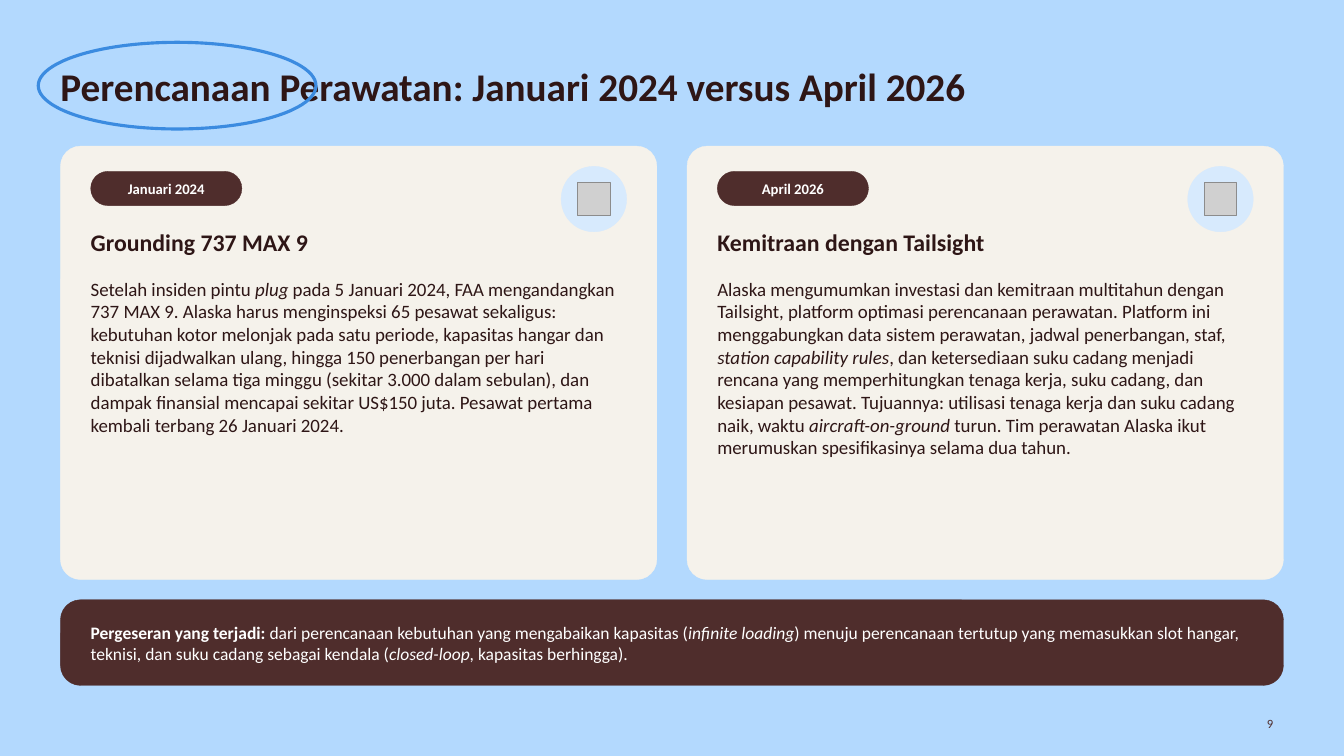
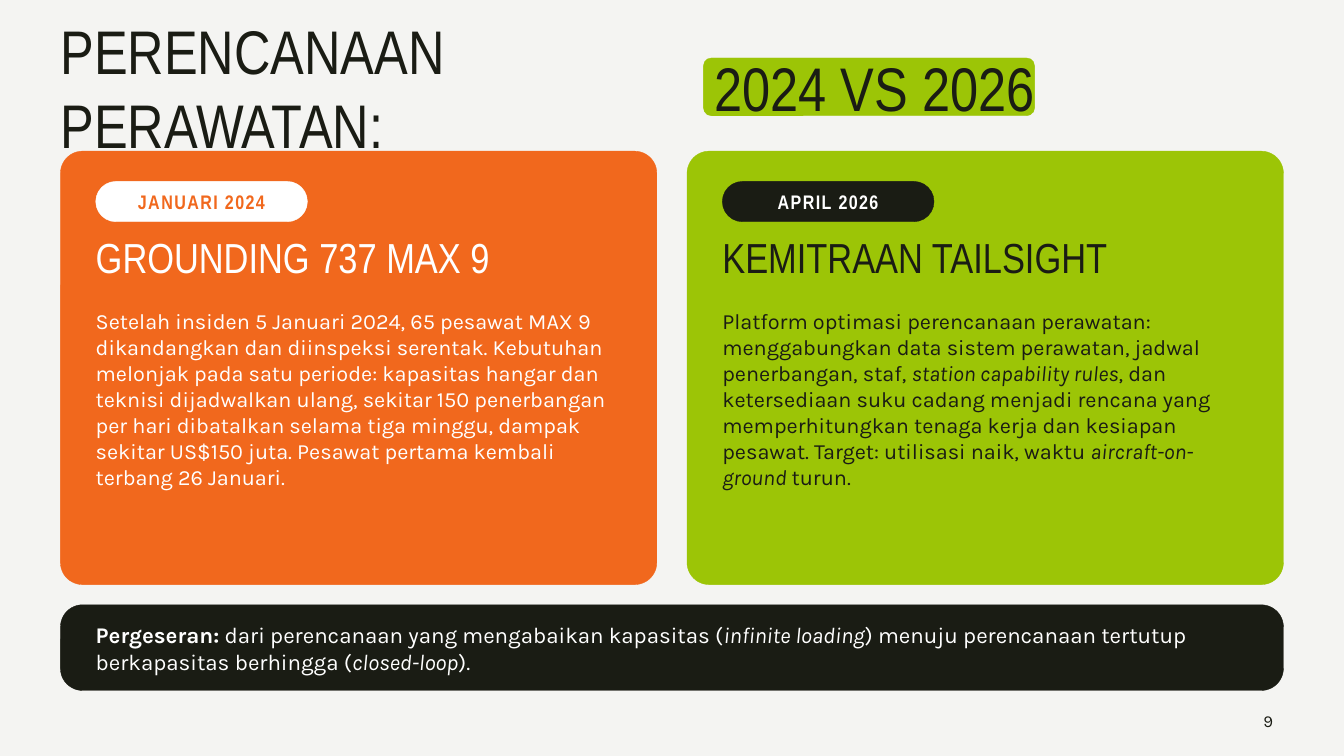
Before and after one commit to aslihabnuri/Dom-Manipulation, a slide deck: slide 9 of presentasi/Planning-and-Control_MRP-ERP-Scheduling_Alaska-Airlines.pptx. Drawn at 1344x756 pixels with LibreOffice and Linux fonts; fonts in the diff are those of the drawing; grey boxes stand for pictures. Boxes give left, top, right and bottom in pixels: in the first picture for what was removed or moved away, otherwise in the second. Text is boxed around its words. In the diff, an @@ line names an element or a change of style, - is before the commit and + after.

```diff
--- a/presentasi/Planning-and-Control_MRP-ERP-Scheduling_Alaska-Airlines.pptx
+++ b/presentasi/Planning-and-Control_MRP-ERP-Scheduling_Alaska-Airlines.pptx
@@ background #B3D9FE to #F4F4F2 @@
@@ ellipse removed at bbox=[38, 42, 316, 129] @@
@@ text at bbox=[60, 31, 444, 160]: text changed; size 28 to 44 pt; font Calibri to Arial Narrow; text colour #2E1616 to #1A1C14; bold off @@
-Perencanaan Perawatan: Januari 2024 versus April 2026
+PERENCANAAN PERAWATAN:
@@ rounded rectangle added at bbox=[704, 57, 1035, 115], fill #9CC506, outline #9CC506 0.25 pt @@
@@ text added at bbox=[715, 68, 1034, 123], 44 pt, text #1A1C14 @@
+2024 VS 2026
@@ rounded rectangle at bbox=[60, 151, 657, 585]: fill #F5F2EB to #F1681D; outline #F5F2EB 0.25 pt to #F1681D 0.25 pt; proportions changed @@
@@ ellipse removed at bbox=[562, 166, 627, 232] @@
@@ rounded rectangle at bbox=[688, 151, 1285, 585]: fill #F5F2EB to #9CC506; outline #F5F2EB 0.25 pt to #9CC506 0.25 pt; proportions changed @@
@@ ellipse removed at bbox=[1188, 166, 1253, 232] @@
@@ rounded rectangle: place and size @@
-rounded rectangle at bbox=[91, 171, 242, 206]
+rounded rectangle at bbox=[96, 181, 308, 222]
@@ rounded rectangle at bbox=[96, 181, 308, 222]: fill #4F2D2C to #FFFFFF; outline #4F2D2C 0.25 pt to #FFFFFF 0.25 pt @@
@@ text at bbox=[138, 195, 265, 209]: text changed; size 10.5 to 14 pt; font Calibri to Arial Narrow; text colour #FFFFFF to #F1681D @@
-Januari 2024
+JANUARI 2024
@@ picture removed at bbox=[578, 182, 611, 216] @@
@@ rounded rectangle: place and size @@
-rounded rectangle at bbox=[718, 171, 869, 206]
+rounded rectangle at bbox=[723, 181, 935, 222]
@@ rounded rectangle at bbox=[723, 181, 935, 222]: fill #4F2D2C to #1A1C14; outline #4F2D2C 0.25 pt to #1A1C14 0.25 pt @@
@@ text at bbox=[778, 195, 879, 209]: text changed; size 10.5 to 14 pt; font Calibri to Arial Narrow @@
-April 2026
+APRIL 2026
@@ picture removed at bbox=[1205, 182, 1238, 216] @@
@@ text "GROUNDING 737 MAX 9" at bbox=[96, 243, 489, 274]: vertical alignment middle to top @@
@@ text "KEMITRAAN TAILSIGHT" at bbox=[722, 243, 1107, 274]: vertical alignment middle to top @@
@@ text at bbox=[96, 243, 489, 274]: text changed; size 17 to 30 pt; font Calibri to Arial Narrow; text colour #2E1616 to #FFFFFF; bold off @@
-Grounding 737 MAX 9
+GROUNDING 737 MAX 9
@@ text at bbox=[722, 243, 1107, 274]: text changed; size 17 to 30 pt; font Calibri to Arial Narrow; text colour #2E1616 to #1A1C14; bold off @@
-Kemitraan dengan Tailsight
+KEMITRAAN TAILSIGHT
@@ text at bbox=[96, 314, 605, 491]: text changed; size 13.5 to 15.5 pt; font Calibri to Karla; text colour #2E1616 to #FFFFFF @@
-Setelah insiden pintu plug pada 5 Januari 2024, FAA mengandangkan 737 MAX 9. Alaska harus menginspeksi 65 pesawat sekaligus: kebutuhan kotor melonjak pada satu periode, kapasitas hangar dan teknisi dijadwalkan ulang, hingga 150 penerbangan per hari dibatalkan selama tiga minggu (sekitar 3.000 dalam sebulan), dan dampak finansial mencapai sekitar US$150 juta. Pesawat pertama kembali terbang 26 Januari 2024.
+Setelah insiden 5 Januari 2024, 65 pesawat MAX 9 dikandangkan dan diinspeksi serentak. Kebutuhan melonjak pada satu periode: kapasitas hangar dan teknisi dijadwalkan ulang, sekitar 150 penerbangan per hari dibatalkan selama tiga minggu, dampak sekitar US$150 juta. Pesawat pertama kembali terbang 26 Januari.
@@ text at bbox=[722, 314, 1210, 491]: text changed; size 13.5 to 15.5 pt; font Calibri to Karla; text colour #2E1616 to #1A1C14 @@
-Alaska mengumumkan investasi dan kemitraan multitahun dengan Tailsight, platform optimasi perencanaan perawatan. Platform ini menggabungkan data sistem perawatan, jadwal penerbangan, staf, station capability rules, dan ketersediaan suku cadang menjadi rencana yang memperhitungkan tenaga kerja, suku cadang, dan kesiapan pesawat. Tujuannya: utilisasi tenaga kerja dan suku cadang naik, waktu aircraft-on-ground turun. Tim perawatan Alaska ikut merumuskan spesifikasinya selama dua tahun.
+Platform optimasi perencanaan perawatan: menggabungkan data sistem perawatan, jadwal penerbangan, staf, station capability rules, dan ketersediaan suku cadang menjadi rencana yang memperhitungkan tenaga kerja dan kesiapan pesawat. Target: utilisasi naik, waktu aircraft-on-ground turun.
@@ 3 rounded rectangles: place and size @@
-3 rounded rectangles at bbox=[60, 146, 1285, 686]
+3 rounded rectangles at bbox=[60, 151, 1285, 691]
@@ rounded rectangle at bbox=[60, 605, 1284, 691]: fill #4F2D2C to #1A1C14; outline #4F2D2C 0.25 pt to #1A1C14 0.25 pt; proportions changed @@
@@ text at bbox=[96, 627, 1186, 676]: text changed; size 12.5 to 16 pt; font Calibri to Karla @@
-Pergeseran yang terjadi: dari perencanaan kebutuhan yang mengabaikan kapasitas (infinite loading) menuju perencanaan tertutup yang memasukkan slot hangar, teknisi, dan suku cadang sebagai kendala (closed-loop, kapasitas berhingga).
+Pergeseran: dari perencanaan yang mengabaikan kapasitas (infinite loading) menuju perencanaan tertutup berkapasitas berhingga (closed-loop).
@@ page number at bbox=[1263, 716, 1273, 727]: size 9 to 12 pt, font Calibri to Karla, text colour #4F2D2C to #1A1C14 @@
```
Also in this commit, not shown: 18 other slides changed, 1 slide added, 1 slide removed, 20 other files.
